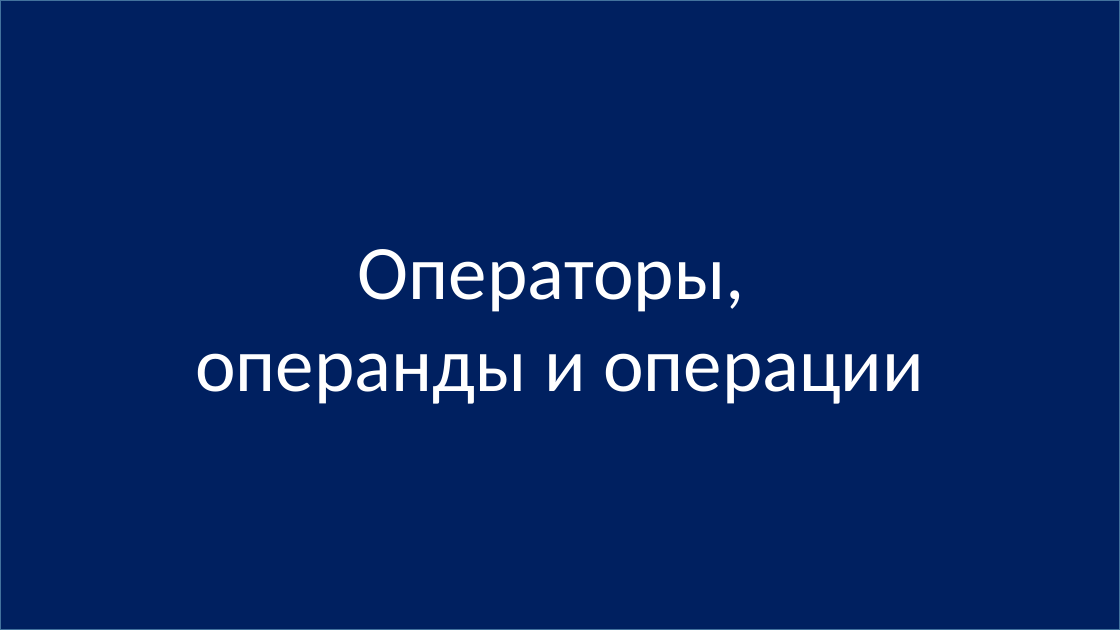
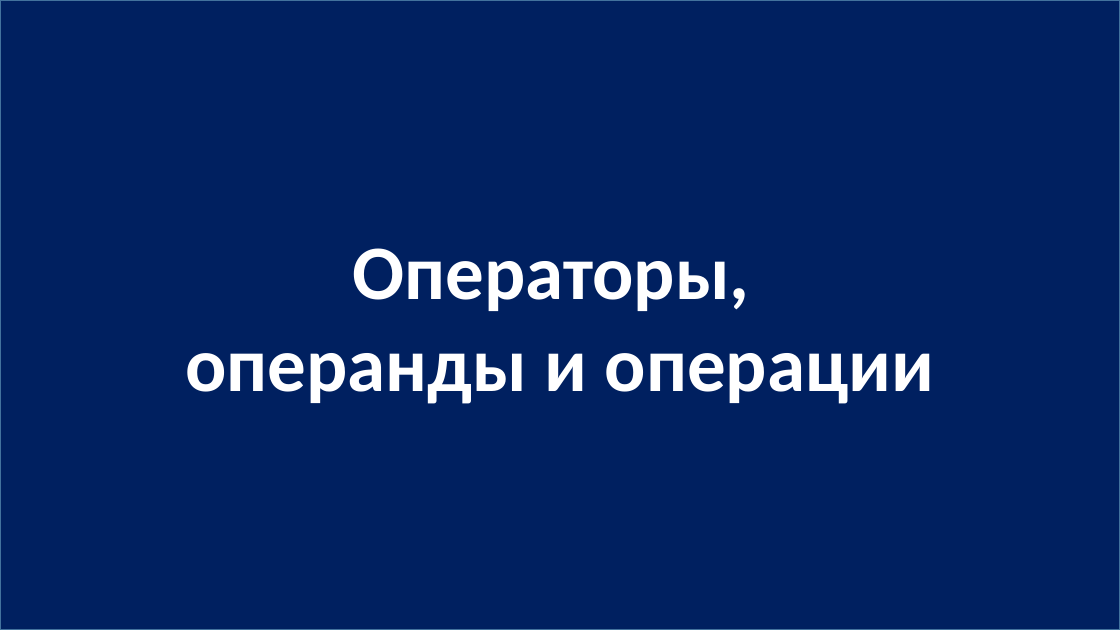
Before and after one commit to js-10-ort-dnipro/lesson01, a slide deck: slide 21 of lesson01.pptx. Drawn at 1120x630 pixels with LibreOffice and Linux fonts; fonts in the diff are those of the drawing. Boxes give left, top, right and bottom in pixels: in the first picture for what was removed or moved away, otherwise in the second. Text is boxed around its words. In the diff, an @@ line names an element or a change of style, - is before the commit and + after.

```diff
--- a/lesson01.pptx
+++ b/lesson01.pptx
@@ rectangle "Операторы, операнды и операции" at bbox=[0, 0, 1120, 630]: bold on @@
```
Also in this commit, not shown: 15 other slides changed, 1 other file.
